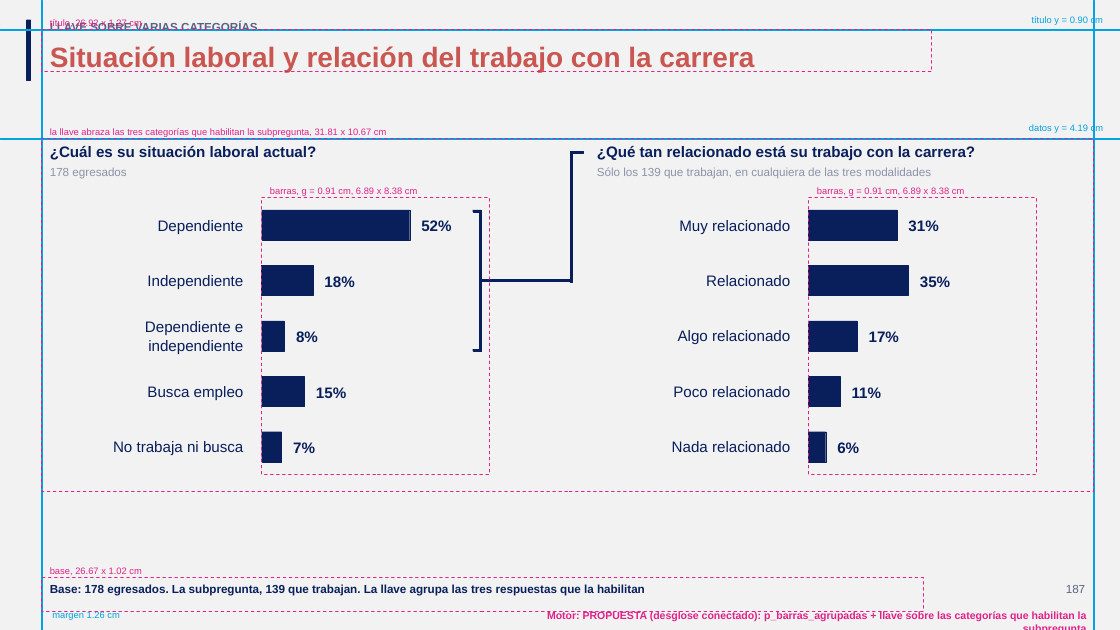
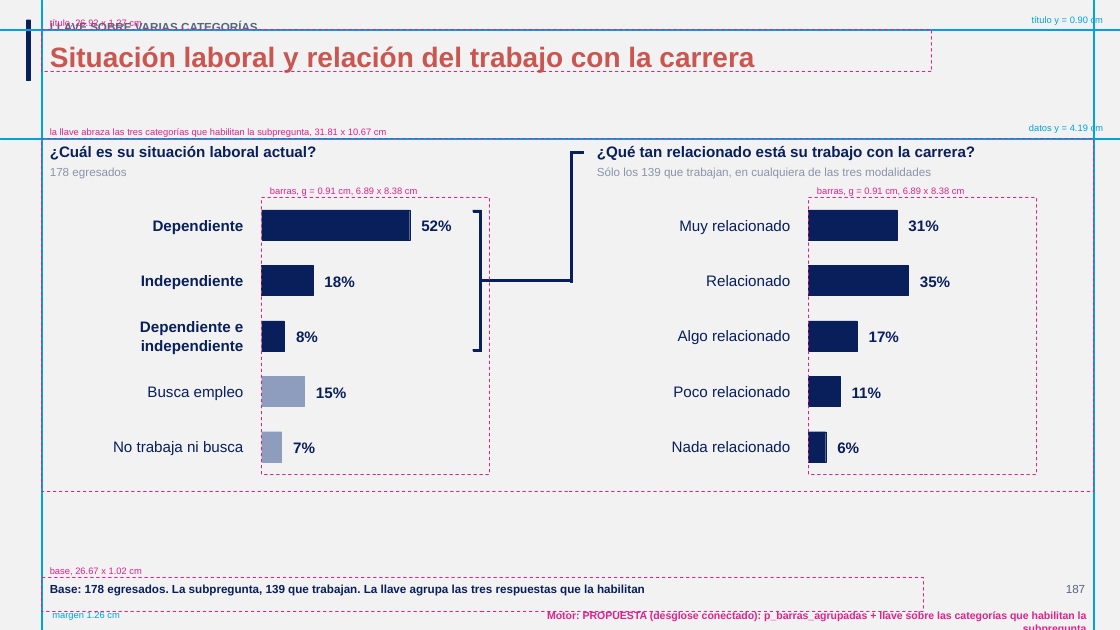
Before and after one commit to GonzaloAlmendariz/prosecnur-app, a slide deck: slide 187 of docs/qa/motor-ppt-2026-10-06/4-recetario/recetario-moderna-guias.pptx. Drawn at 1120x630 pixels with LibreOffice and Linux fonts; fonts in the diff are those of the drawing; background and template pictures are left out. Boxes give left, top, right and bottom in pixels: in the first picture for what was removed or moved away, otherwise in the second. Text is boxed around its words. In the diff, an @@ line names an element or a change of style, - is before the commit and + after.

```diff
--- a/docs/qa/motor-ppt-2026-10-06/4-recetario/recetario-moderna-guias.pptx
+++ b/docs/qa/motor-ppt-2026-10-06/4-recetario/recetario-moderna-guias.pptx
@@ bold on in 3 elements at bbox=[153, 220, 244, 234], bbox=[141, 275, 244, 289], bbox=[140, 321, 244, 354] @@
@@ rectangle at bbox=[262, 376, 305, 407]: fill #081F5C to #8E9DBD; outline #081F5C 0.25 pt to #8E9DBD 0.25 pt @@
@@ rectangle at bbox=[262, 432, 282, 462]: fill #081F5C to #8E9DBD; outline #081F5C 0.25 pt to #8E9DBD 0.25 pt @@
```
Also in this commit, not shown: 7 other files.
